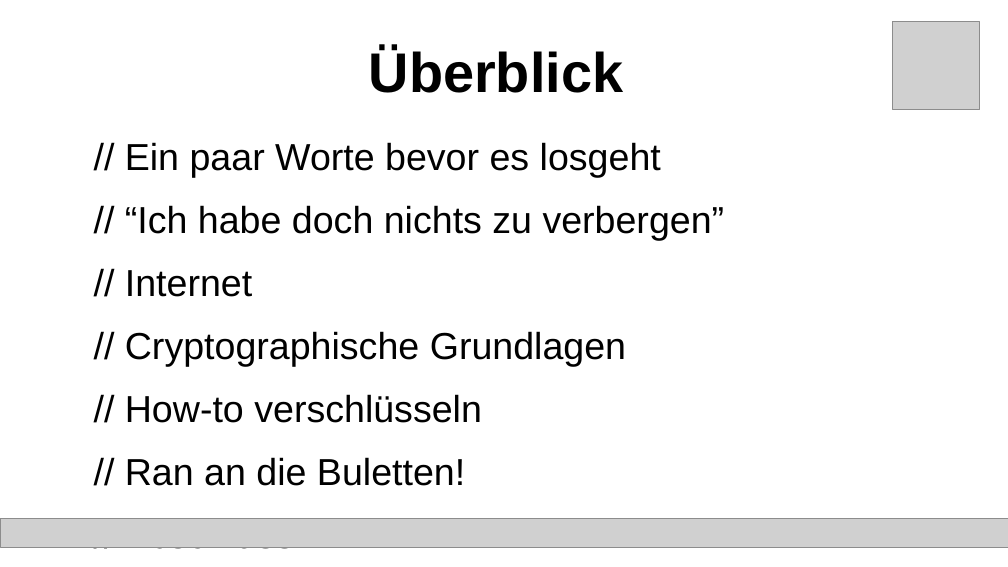
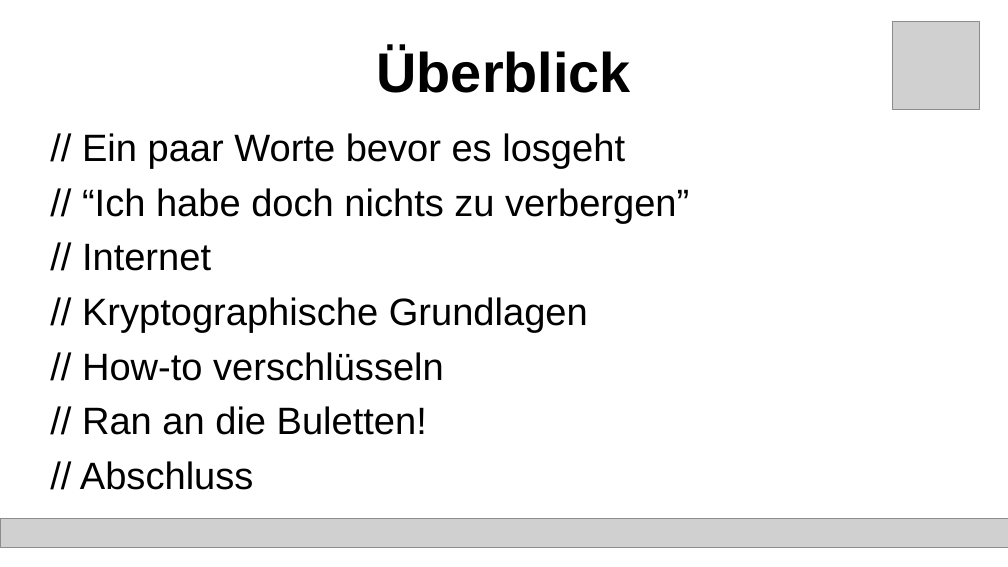
Before and after one commit to binary-bugs/mailVerschluesselung, a slide deck: slide 2 of präsi e-mail verschlüsselung.odp. Drawn at 1008x567 pixels with LibreOffice and Linux fonts; fonts in the diff are those of the drawing; grey boxes stand for pictures. Boxes give left, top, right and bottom in pixels: in the first picture for what was removed or moved away, otherwise in the second. Text is boxed around its words. In the diff, an @@ line names an element or a change of style, - is before the commit and + after.

```diff
--- a/präsi e-mail verschlüsselung.odp
+++ b/präsi e-mail verschlüsselung.odp
@@ title "Überblick": place and size @@
-title "Überblick" at bbox=[369, 48, 623, 93]
+title "Überblick" at bbox=[376, 48, 630, 93]
@@ text at bbox=[80, 133, 689, 490]: size 29.6 to 30 pt in "// Ein paar Worte bevor es losgeht", "// “Ich habe doch nichts zu verbergen”", "// Internet", "// How-to verschlüsseln" and 2 more places; indent changed; line spacing 1 to 0.8 @@
@@ text at bbox=[82, 297, 588, 333]: text changed; size 29.6 to 30 pt @@
-// Cryptographische Grundlagen
+// Kryptographische Grundlagen
```
Also in this commit, not shown: 2 other slides changed, 11 slides added, 1 slide removed.
